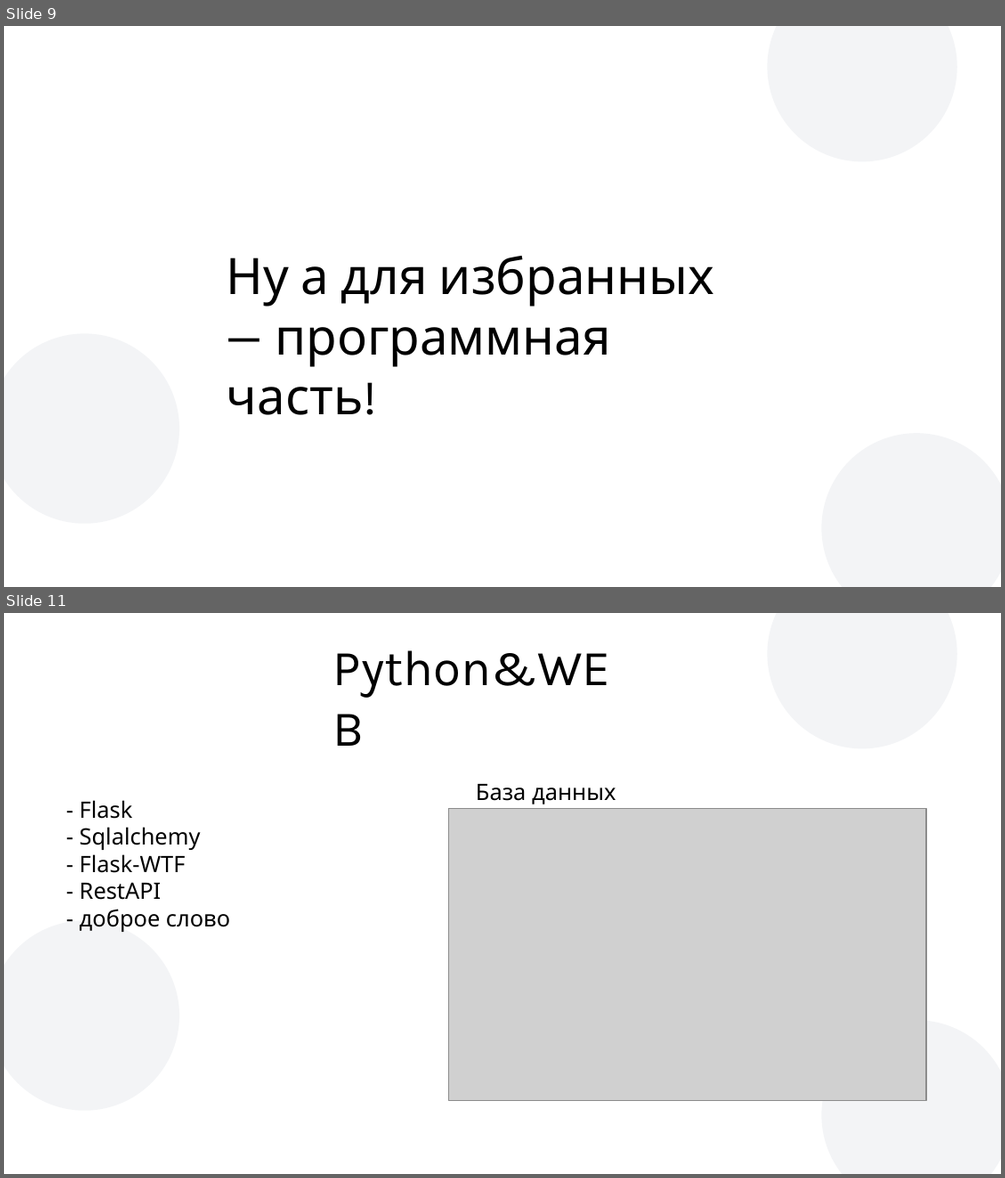
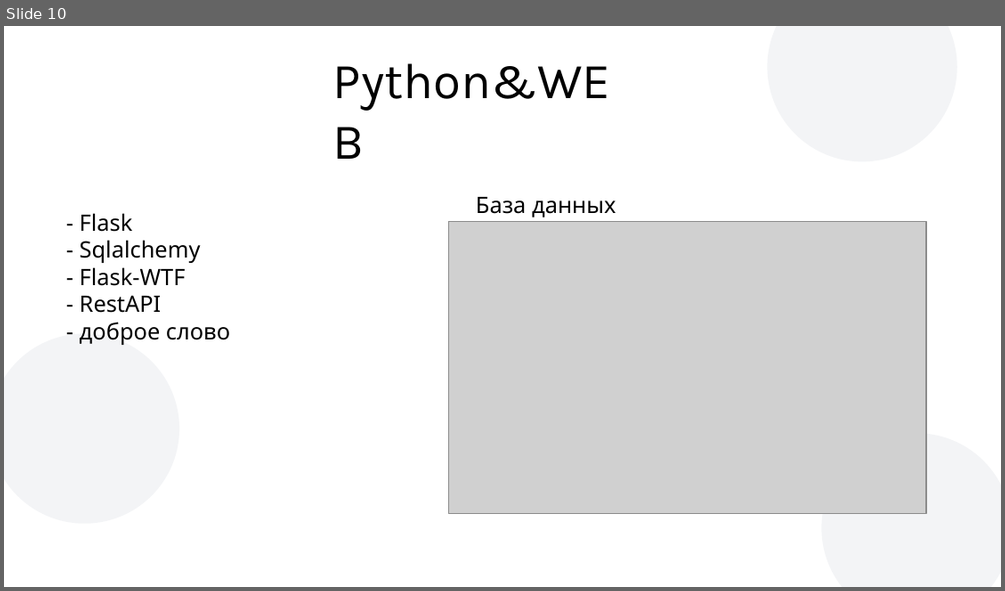
Before and after one commit to The-Mixa/GameStarter, a slide deck: doc/GameStarter.odp. Shown one above the other, each under a label of ours: slides 9 and 11 before the commit, slide 10 after it; the slides between them are not shown. The pictures are 1005x1178 and 1005x591 pixels, drawn with LibreOffice and Linux fonts; fonts in the diff are those of the drawing; grey boxes stand for pictures; background and template pictures are left out. Boxes give left, top, right and bottom in pixels: in the first picture for what was removed or moved away, otherwise in the second. Text is boxed around its words. In the diff, an @@ line names an element or a change of style, - is before the commit and + after.

```diff
--- a/doc/GameStarter.odp
+++ b/doc/GameStarter.odp
@@ slide 9 removed at [4,26,1001,587], background #FFFFFF; not listed: 3 template elements that a slide beside it also shows @@
@@ text removed at [226,256,714,415] @@
-Ну а для избранных — программная часть!
@@ what was slide 11 is now slide 10 @@
```
Also in this commit, not shown: 2 slides changed, 2 slides added, 2 other slides removed.
